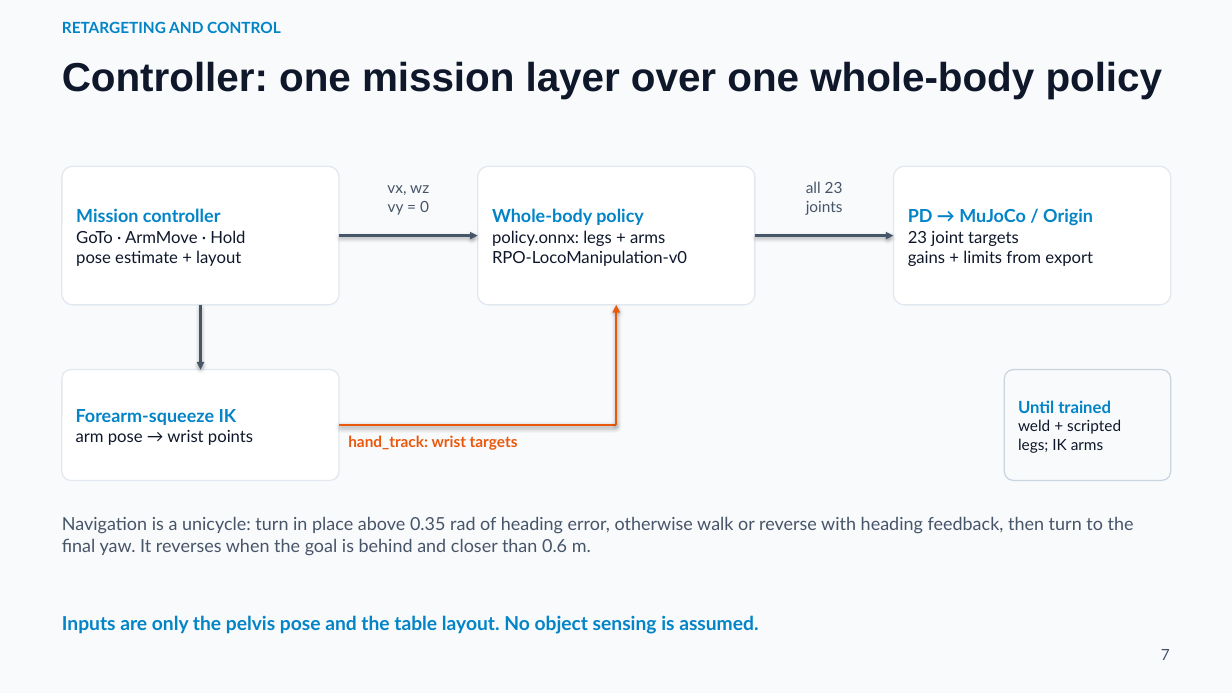
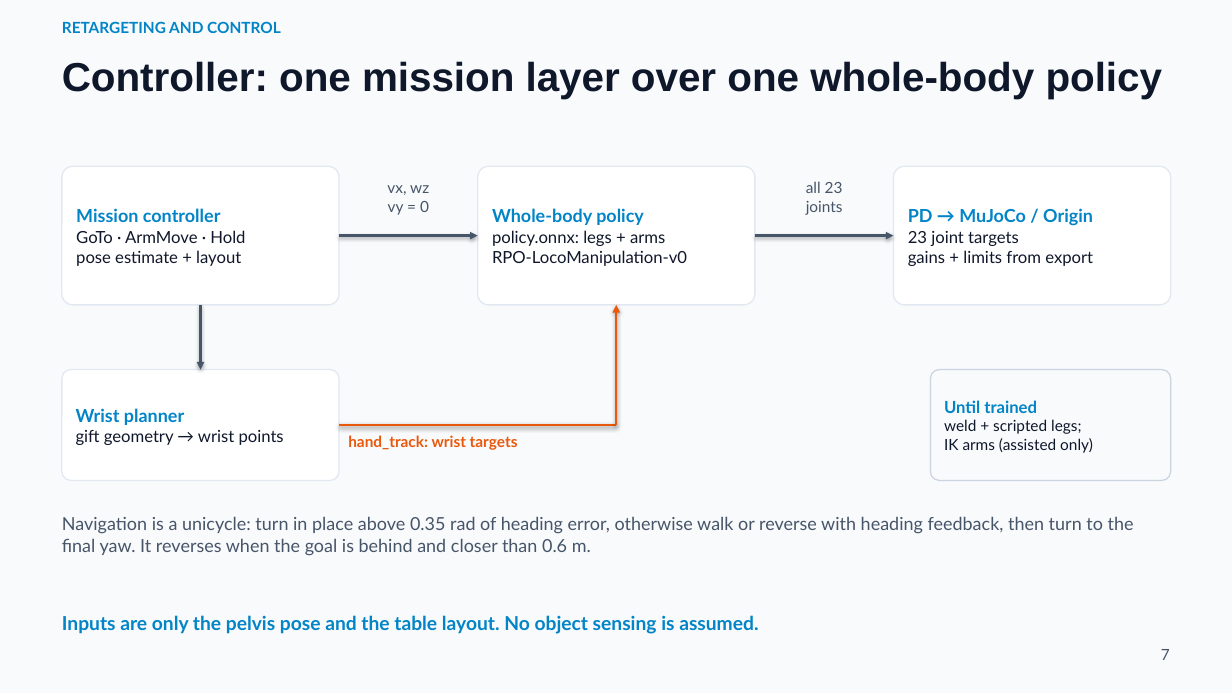
Before and after one commit to thebestjuan1738/SantaDisplayRoboto, a slide deck: slide 7 of slides/SantaBot_Stage2_Simulation_Review.pptx. Drawn at 1232x693 pixels with LibreOffice and Linux fonts; fonts in the diff are those of the drawing. Boxes give left, top, right and bottom in pixels: in the first picture for what was removed or moved away, otherwise in the second. Text is boxed around its words. In the diff, an @@ line names an element or a change of style, - is before the commit and + after.

```diff
--- a/slides/SantaBot_Stage2_Simulation_Review.pptx
+++ b/slides/SantaBot_Stage2_Simulation_Review.pptx
@@ rounded rectangle "Until trained": place and size @@
-rounded rectangle "Until trained" at (1005,370,1171,481)
+rounded rectangle "Until trained" at (931,370,1171,481)
@@ text in rounded rectangle at (76,408,284,445): text changed @@
-Forearm-squeeze IK
-arm pose → wrist points
+Wrist planner
+gift geometry → wrist points
@@ text in rounded rectangle at (944,419,1093,453): text changed @@
-weld + scripted
-legs; IK arms
+weld + scripted legs;
+IK arms (assisted only)
```
Also in this commit, not shown: 1 other slide changed, 2 other files.
